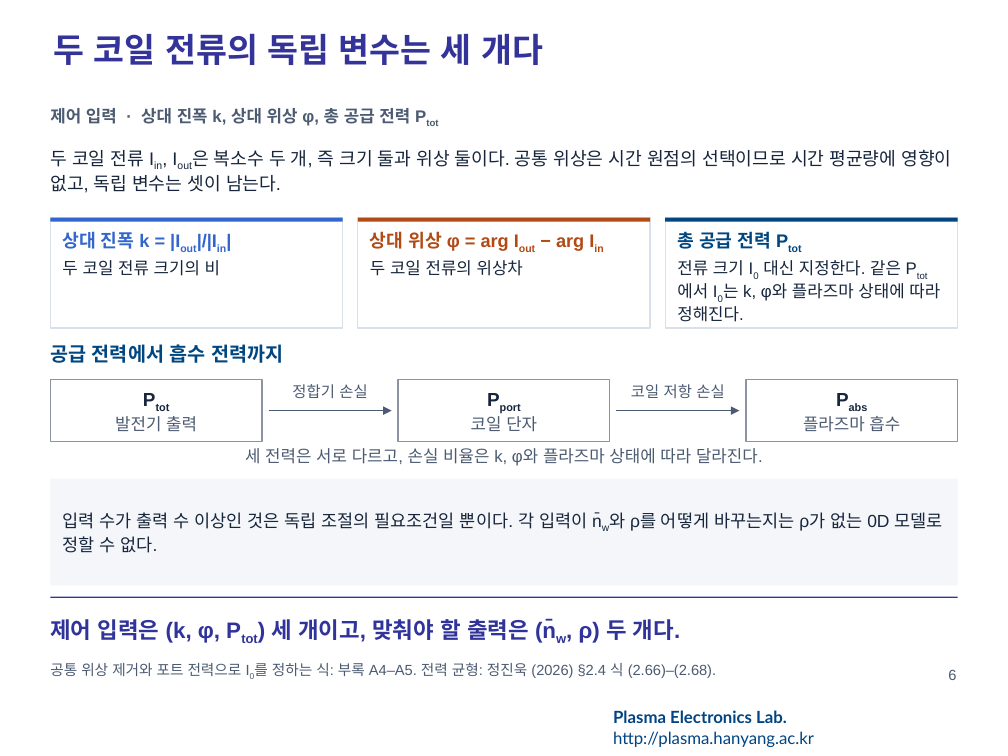
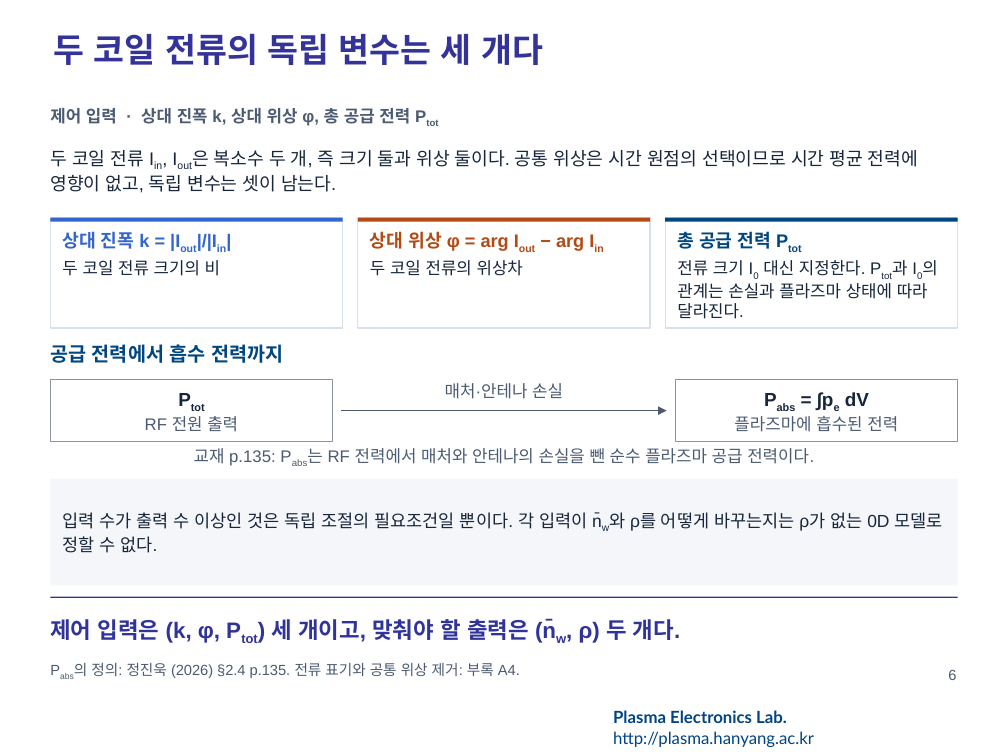
Before and after one commit to garlicjam-pyo/plasma, a slide deck: slide 6 of presentations/1차발표_README반영판.pptx. Drawn at 1008x756 pixels with LibreOffice and Linux fonts; fonts in the diff are those of the drawing; background and template pictures are left out. Boxes give left, top, right and bottom in pixels: in the first picture for what was removed or moved away, otherwise in the second. Text is boxed around its words. In the diff, an @@ line names an element or a change of style, - is before the commit and + after.

```diff
--- a/presentations/1차발표_README반영판.pptx
+++ b/presentations/1차발표_README반영판.pptx
@@ text at [50,150,918,193]: text changed @@
-두 코일 전류 Iin, Iout은 복소수 두 개, 즉 크기 둘과 위상 둘이다. 공통 위상은 시간 원점의 선택이므로 시간 평균량에 영향이 없고, 독립 변수는 셋이 남는다.
+두 코일 전류 Iin, Iout은 복소수 두 개, 즉 크기 둘과 위상 둘이다. 공통 위상은 시간 원점의 선택이므로 시간 평균 전력에 영향이 없고, 독립 변수는 셋이 남는다.
@@ text in rectangle at [677,260,928,319]: text changed @@
-전류 크기 I0 대신 지정한다. 같은 Ptot에서 I0는 k, φ와 플라즈마 상태에 따라 정해진다.
+전류 크기 I0 대신 지정한다. Ptot과 I0의 관계는 손실과 플라즈마 상태에 따라 달라진다.
@@ rectangle "Ptot": place and size @@
-rectangle "Ptot" at [50,380,262,442]
+rectangle "Ptot" at [50,380,333,442]
@@ text removed at [292,384,367,398] @@
-정합기 손실
@@ rectangle removed at [398,380,610,442] @@
-Pport
-코일 단자
@@ text added at [445,383,563,399], 12 pt, text #4C5B72 @@
+매처·안테나 손실
@@ text removed at [631,384,724,398] @@
-코일 저항 손실
@@ rectangle "Pabs = ∫pe dV": place and size @@
-rectangle "Pabs = ∫pe dV" at [746,380,958,442]
+rectangle "Pabs = ∫pe dV" at [675,380,958,442]
@@ text in rectangle at [145,416,238,432]: text changed @@
-발전기 출력
+RF 전원 출력
@@ arrow removed from (269, 410) to (391, 410) @@
@@ arrow added from (342, 410) to (666, 410), #4C5B72 1.25 pt @@
@@ arrow removed from (617, 410) to (739, 410) @@
@@ text in rectangle at [734,392,898,432]: text changed; size 12 to 13.5 pt; text colour #4C5B72 to #17263C; bold on @@
-Pabs
-플라즈마 흡수
+Pabs = ∫pe dV
+플라즈마에 흡수된 전력
@@ text at [194,448,814,466]: text changed @@
-세 전력은 서로 다르고, 손실 비율은 k, φ와 플라즈마 상태에 따라 달라진다.
+교재 p.135: Pabs는 RF 전력에서 매처와 안테나의 손실을 뺀 순수 플라즈마 공급 전력이다.
@@ text at [91,663,520,678]: text changed @@
-공통 위상 제거와 포트 전력으로 I0를 정하는 식: 부록 A4–A5. 전력 균형: 정진욱 (2026) §2.4 식 (2.66)–(2.68).
+Pabs의 정의: 정진욱 (2026) §2.4 p.135. 전류 표기와 공통 위상 제거: 부록 A4.
```
Also in this commit, not shown: 2 other slides changed, 1 slide added, 3 slides removed, 6 other files.
